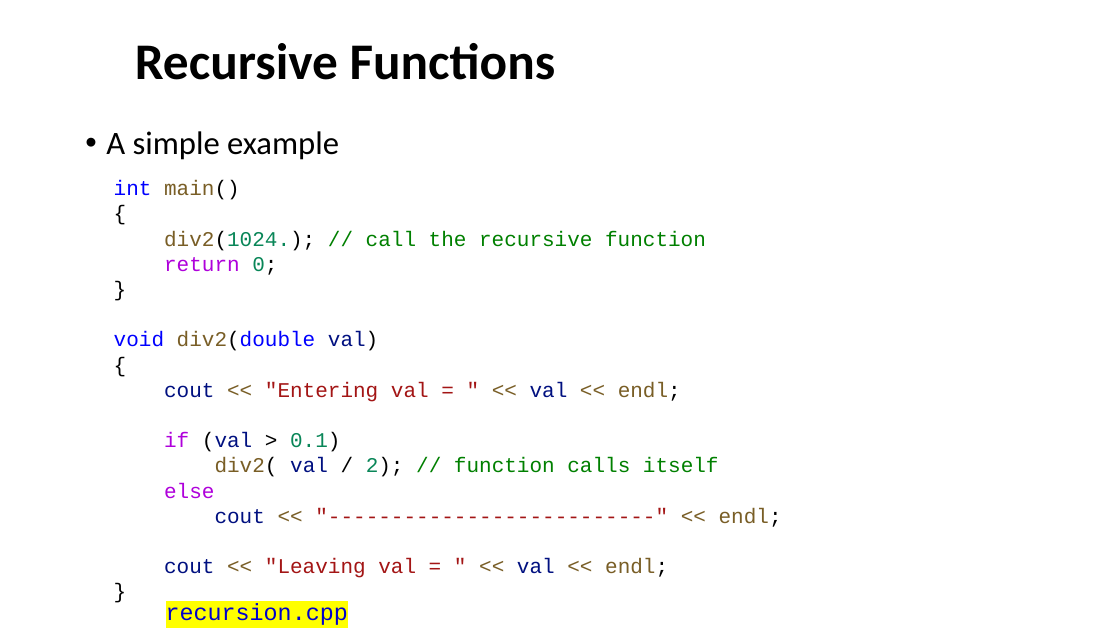
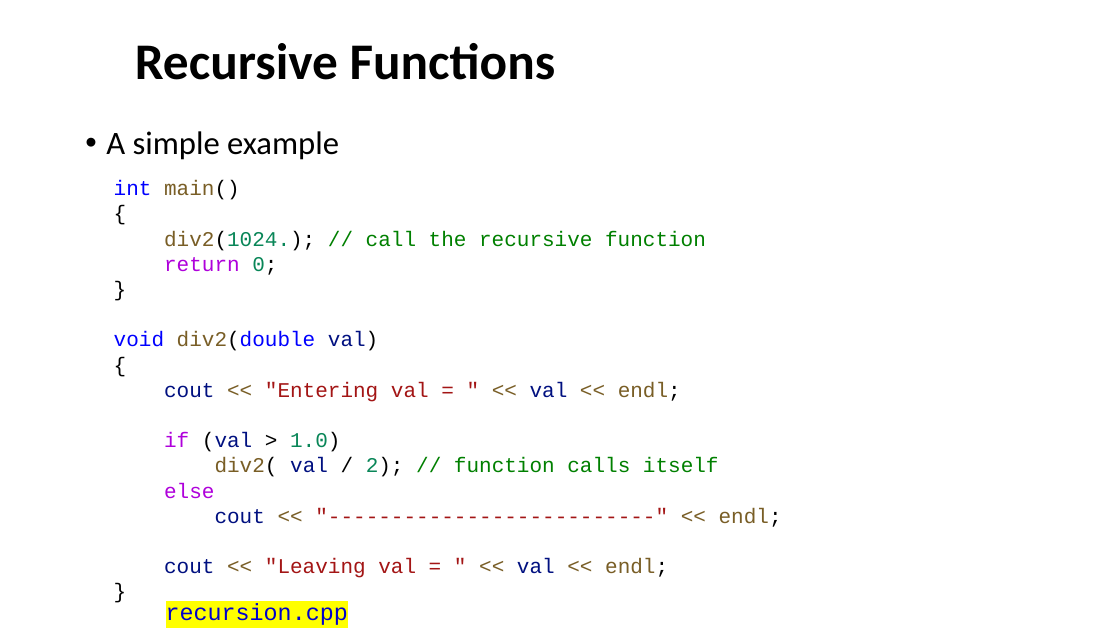
Before and after one commit to Aries-Dawn/Cpp-Program-Design, a slide deck: slide 17 of Lecture/Lecture07.pptx. Drawn at 1120x630 pixels with LibreOffice and Linux fonts; fonts in the diff are those of the drawing; background and template pictures are left out. Boxes give left, top, right and bottom in pixels: in the first picture for what was removed or moved away, otherwise in the second. Text is boxed around its words. In the diff, an @@ line names an element or a change of style, - is before the commit and + after.

```diff
--- a/Lecture/Lecture07.pptx
+++ b/Lecture/Lecture07.pptx
@@ text at box(164, 432, 340, 452): text changed @@
-if (val > 0.1)
+if (val > 1.0)
```
Also in this commit, not shown: 4 other slides changed, 20 other files.
